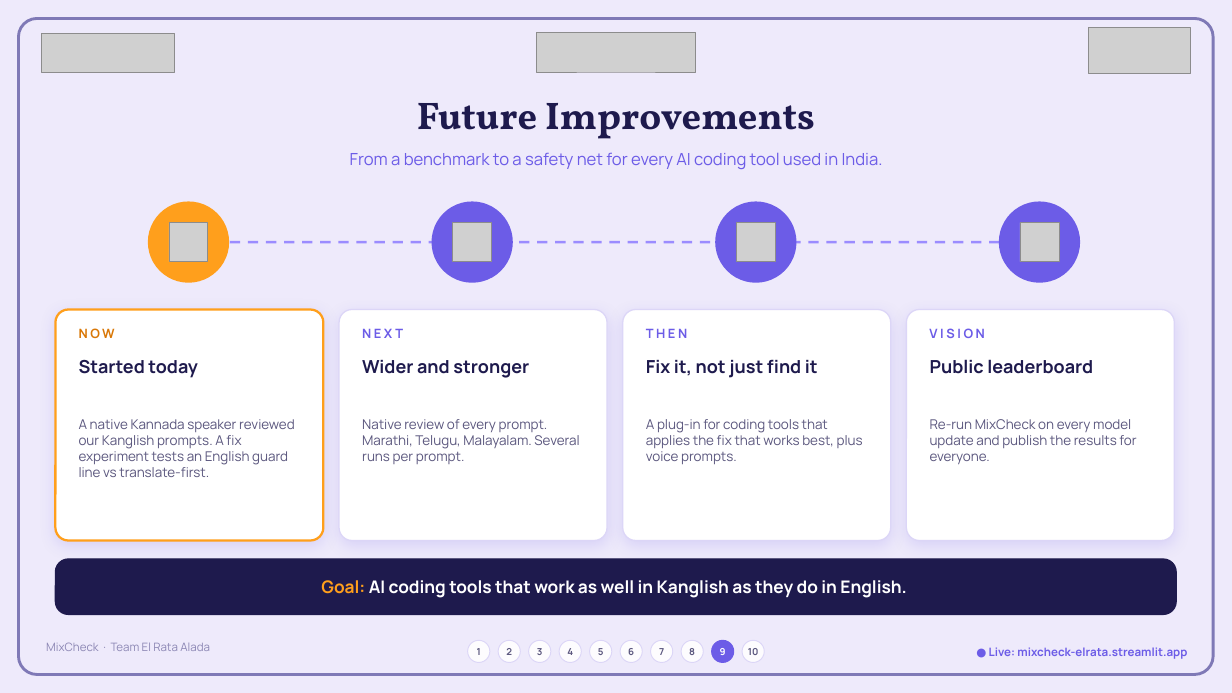
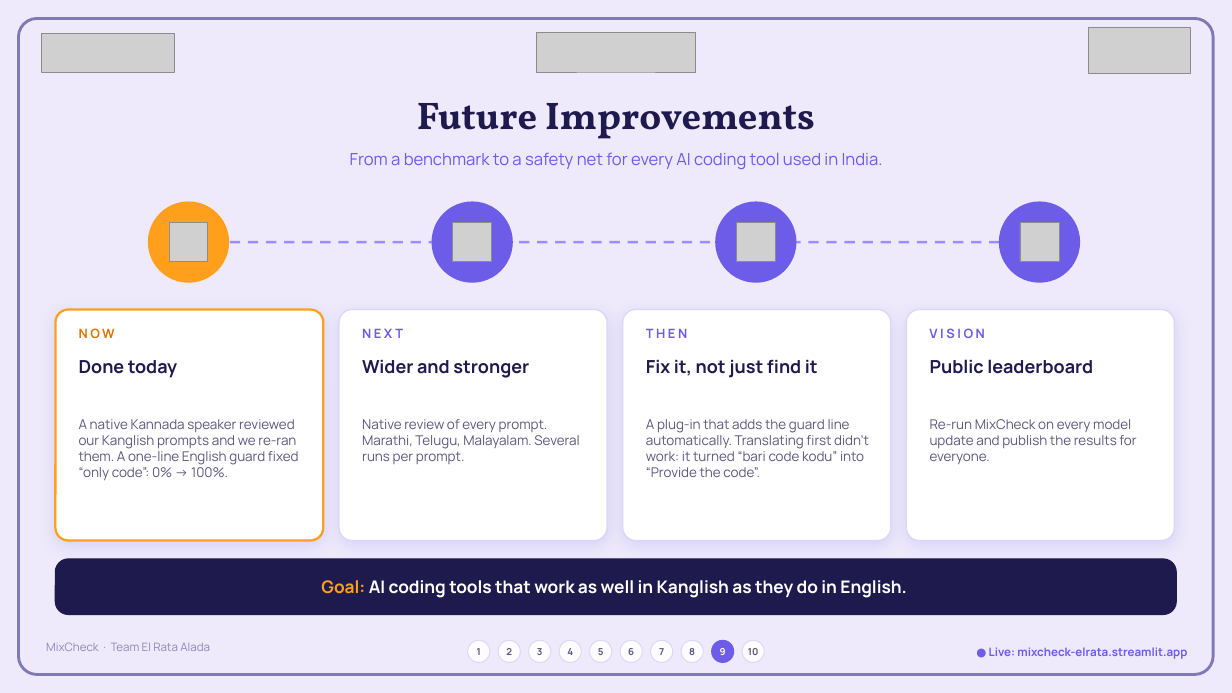
Before and after one commit to Tanmay-Jampala/mixcheck, a slide deck: slide 9 of deck/MixCheck-Pitch.pptx. Drawn at 1232x693 pixels with LibreOffice and Linux fonts; fonts in the diff are those of the drawing; grey boxes stand for pictures; background and template pictures are left out. Boxes give left, top, right and bottom in pixels: in the first picture for what was removed or moved away, otherwise in the second. Text is boxed around its words. In the diff, an @@ line names an element or a change of style, - is before the commit and + after.

Commit message:
final results: kanglish review + fix experiment

```diff
--- a/deck/MixCheck-Pitch.pptx
+++ b/deck/MixCheck-Pitch.pptx
@@ text at (79, 360, 177, 378): text changed @@
-Started today
+Done today
@@ text at (79, 419, 299, 480): text changed @@
-A native Kannada speaker reviewed our Kanglish prompts. A fix experiment tests an English guard line vs translate-first.
+A native Kannada speaker reviewed our Kanglish prompts and we re-ran them. A one-line English guard fixed “only code”: 0% → 100%.
@@ text at (646, 419, 869, 477): text changed @@
-A plug-in for coding tools that applies the fix that works best, plus voice prompts.
+A plug-in that adds the guard line automatically. Translating first didn’t work: it turned “bari code kodu” into “Provide the code”.
```
Also in this commit, not shown: 2 other slides changed, 4 other files.
